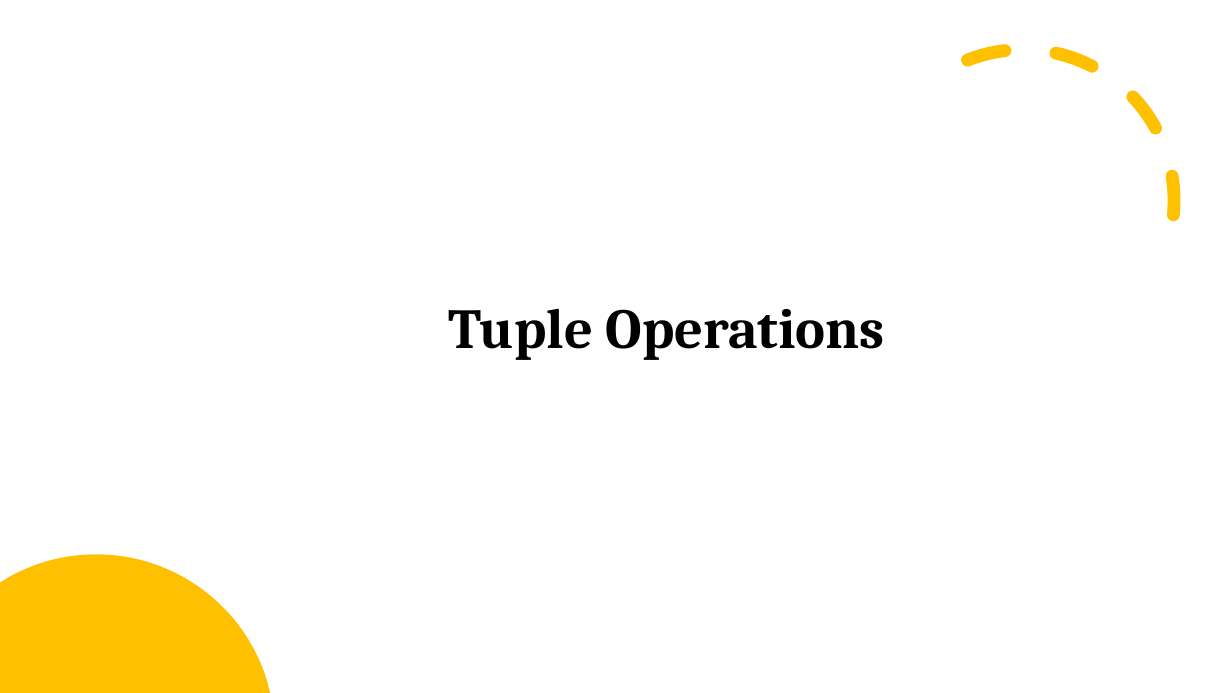
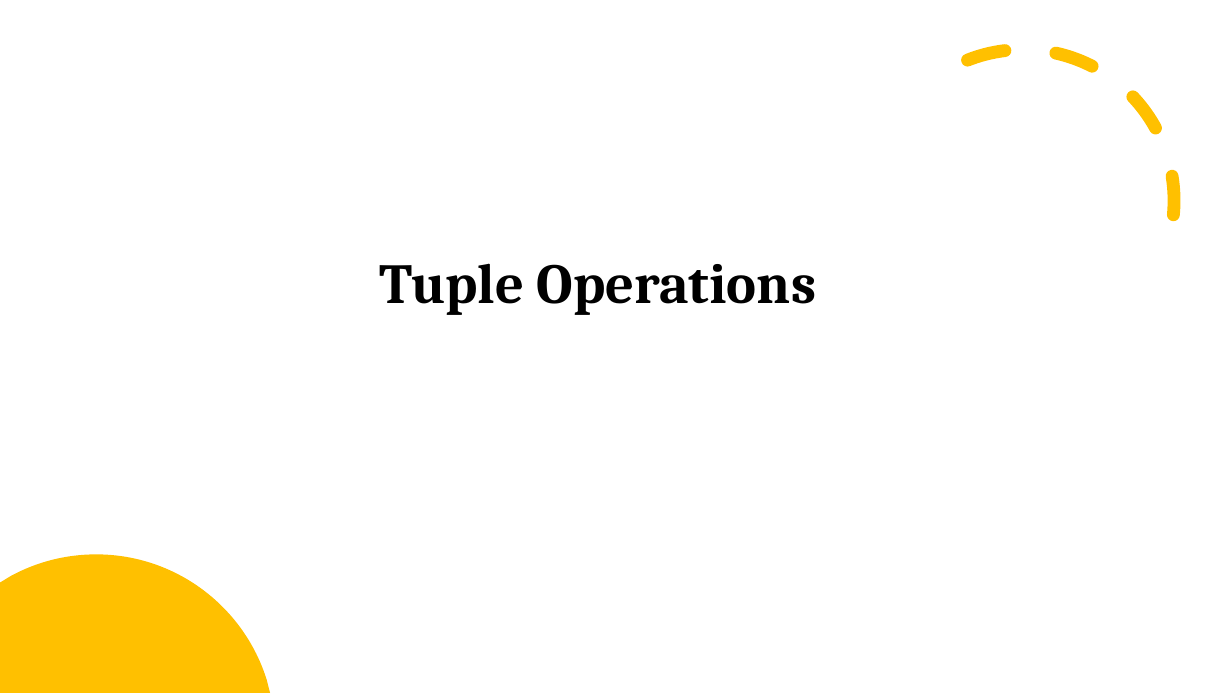
Before and after one commit to arrojuh/python_vishal, a slide deck: slide 64 of Learning_python.pptx (slide 62 before the commit). Drawn at 1232x693 pixels with LibreOffice and Linux fonts; fonts in the diff are those of the drawing. Boxes give left, top, right and bottom in pixels: in the first picture for what was removed or moved away, otherwise in the second. Text is boxed around its words. In the diff, an @@ line names an element or a change of style, - is before the commit and + after.

```diff
--- a/Learning_python.pptx
+++ b/Learning_python.pptx
@@ text "Tuple Operations": place and size @@
-text "Tuple Operations" at box(448, 308, 885, 360)
+text "Tuple Operations" at box(379, 263, 816, 315)
```
Also in this commit, not shown: 4 other slides changed, 24 slides added, 6 slides removed.
